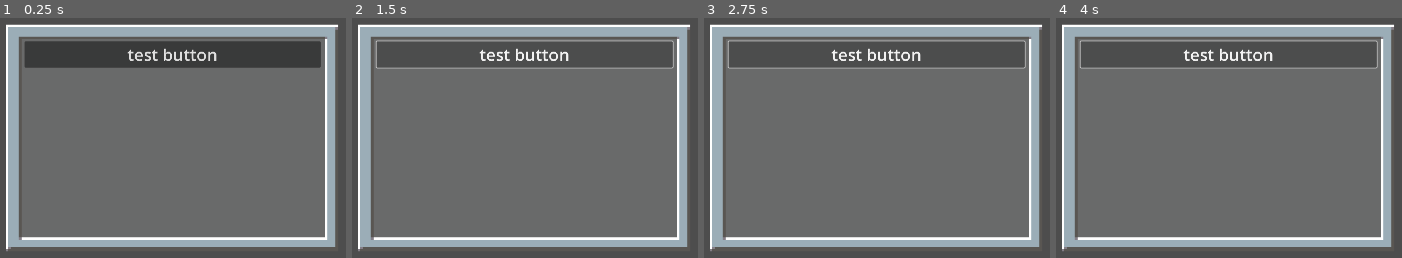
Above: before the commit, frames 1-4 (left to right).
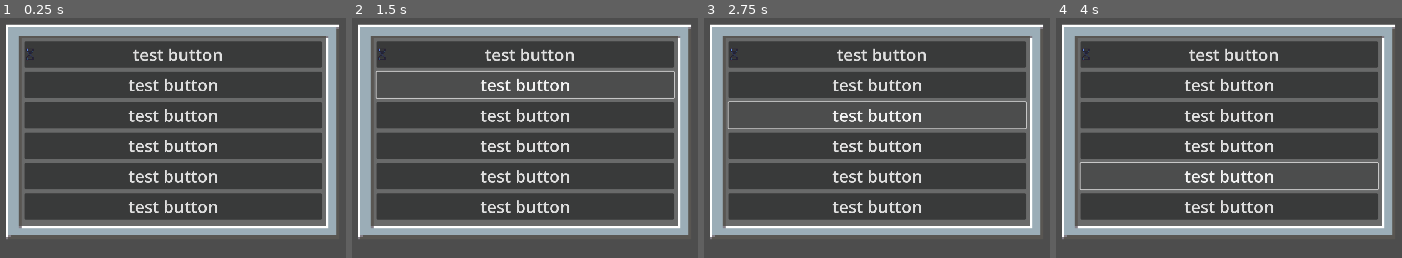
Above: after the commit, the same moments.

Repository: Ethan-D-S/primordial
Game: Godot game, scene res://prototype/gameUI.tscn
Two runs of this game, one before a commit and one after it. Both use one fixed random seed, a clock stepped at 60 frames per second and the inputs below. This scene is started directly instead of the project's main scene. The engine's default icon, where the game draws it, is replaced by a stand-in: a white triangle on a blue panel in a dark square.
Inputs:
- Up to frame 1 (0.25 s): no input
- Up to frame 2 (1.5 s): click "test button" at 0.5 s; click "test button" at 1.25 s
- Up to frame 3 (2.75 s): click "test button" at 2 s
- Up to frame 4 (4 s): click "test button" at 2.75 s; click "test button" at 3.5 s

The runs differ from the first frame. In frame 1, 56% of the frame differs, in the area x 1-98%, y 2-98%; in frame 2, 58%; in frame 3, 58%; in frame 4, 58%.

Commit message:
gameUI tweaks

Diff:
--- a/prototype/gameUI.tscn
+++ b/prototype/gameUI.tscn
@@ -1,10 +1,15 @@
-[gd_scene load_steps=3 format=3 uid="uid://tm5m5l4imxsq"]
+[gd_scene load_steps=5 format=3 uid="uid://tm5m5l4imxsq"]
 
 [ext_resource type="Texture2D" uid="uid://bgyb2hqwccfb2" path="res://assets/indev assets/menu1.png" id="1_6d2cr"]
+[ext_resource type="Texture2D" uid="uid://b67s4bj7efdvr" path="res://assets/sprites/DNA.png" id="2_cp0iw"]
 
 [sub_resource type="AtlasTexture" id="AtlasTexture_cp0iw"]
 atlas = ExtResource("1_6d2cr")
 region = Rect2(16.1666, 15.9577, 127.742, 96.149)
+
+[sub_resource type="AtlasTexture" id="AtlasTexture_j821g"]
+atlas = ExtResource("2_cp0iw")
+region = Rect2(6.81988, 0.929028, 18.3129, 30.6857)
 
 [node name="Control" type="Control"]
 layout_mode = 3
@@ -21,10 +26,10 @@
 anchor_top = 0.5
 anchor_right = 0.5
 anchor_bottom = 0.5
-offset_left = -398.5
+offset_left = -398.0
 offset_top = -272.0
-offset_right = 398.5
-offset_bottom = 272.0
+offset_right = 402.0
+offset_bottom = 243.0
 grow_horizontal = 2
 grow_vertical = 2
 texture = SubResource("AtlasTexture_cp0iw")
@@ -49,3 +54,29 @@
 layout_mode = 2
 theme_override_font_sizes/font_size = 40
 text = "test button"
+icon = SubResource("AtlasTexture_j821g")
+
+[node name="Button2" type="Button" parent="TextureRect/MarginContainer/VBoxContainer"]
+layout_mode = 2
+theme_override_font_sizes/font_size = 40
+text = "test button"
+
+[node name="Button3" type="Button" parent="TextureRect/MarginContainer/VBoxContainer"]
+layout_mode = 2
+theme_override_font_sizes/font_size = 40
+text = "test button"
+
+[node name="Button4" type="Button" parent="TextureRect/MarginContainer/VBoxContainer"]
+layout_mode = 2
+theme_override_font_sizes/font_size = 40
+text = "test button"
+
+[node name="Button5" type="Button" parent="TextureRect/MarginContainer/VBoxContainer"]
+layout_mode = 2
+theme_override_font_sizes/font_size = 40
+text = "test button"
+
+[node name="Button6" type="Button" parent="TextureRect/MarginContainer/VBoxContainer"]
+layout_mode = 2
+theme_override_font_sizes/font_size = 40
+text = "test button"
